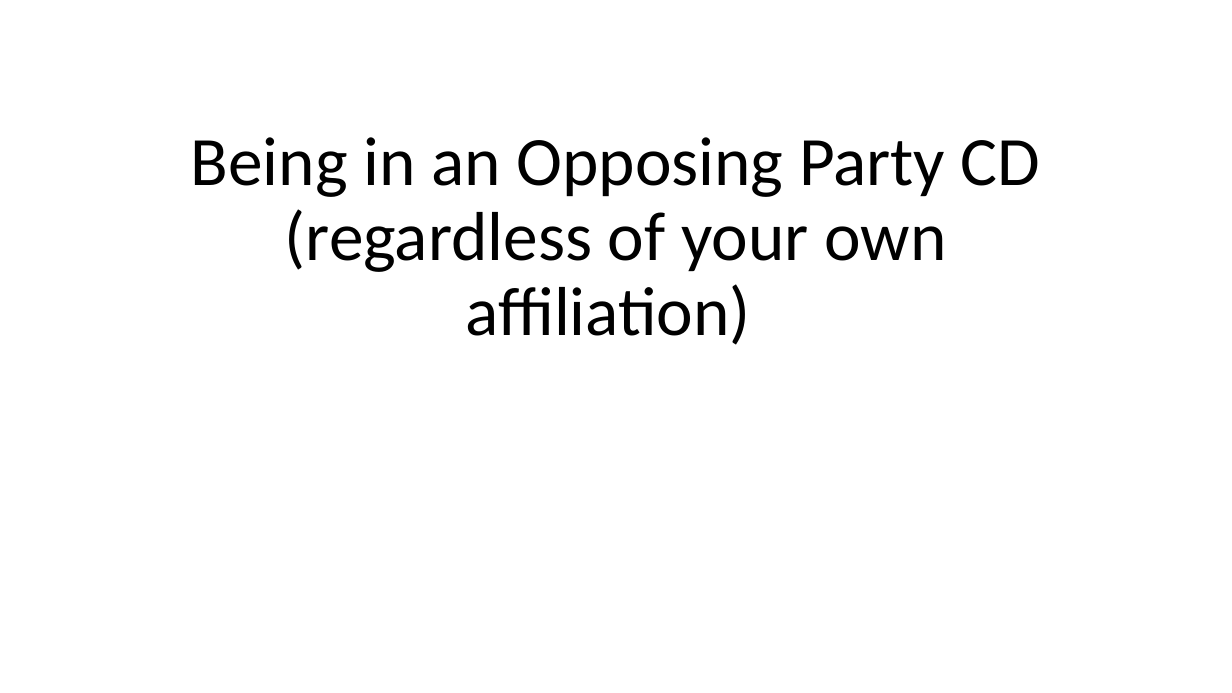
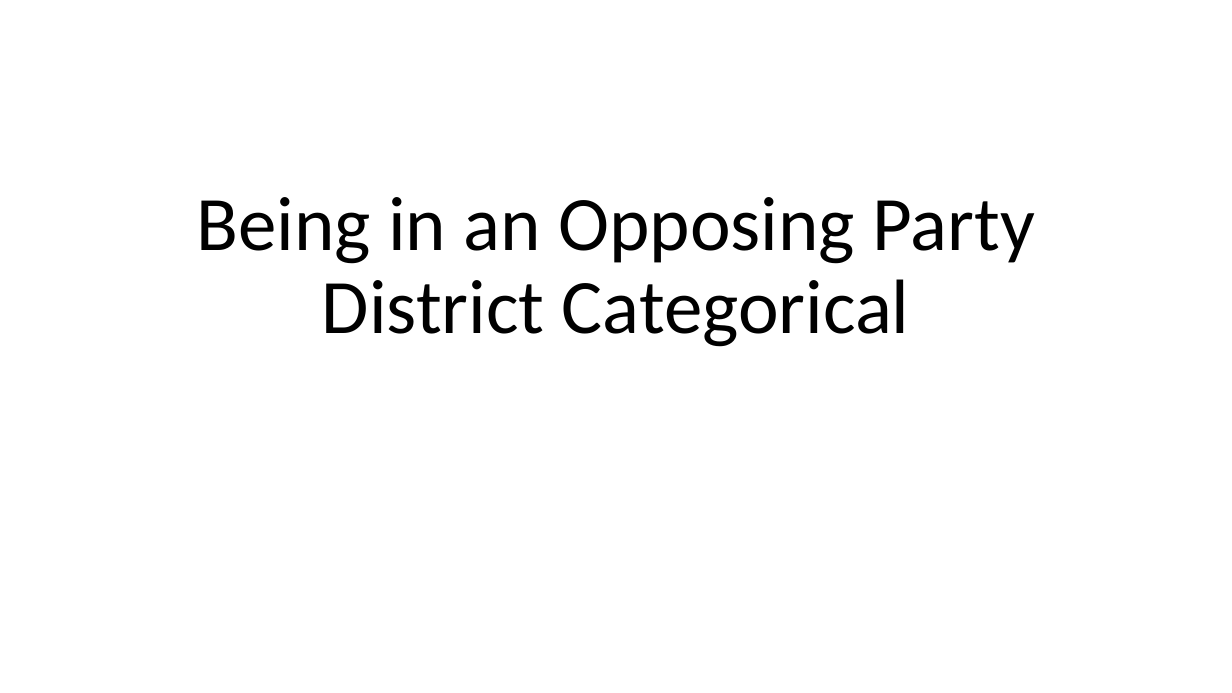
Before and after one commit to chrissoria/BICS_Political_Polarization, a slide deck: slide 12 of plots/Preliminary_Plots.pptx (slide 6 before the commit). Drawn at 1232x693 pixels with LibreOffice and Linux fonts; fonts in the diff are those of the drawing. Boxes give left, top, right and bottom in pixels: in the first picture for what was removed or moved away, otherwise in the second. Text is boxed around its words. In the diff, an @@ line names an element or a change of style, - is before the commit and + after.

```diff
--- a/plots/Preliminary_Plots.pptx
+++ b/plots/Preliminary_Plots.pptx
@@ title at <box>196,197,1035,347</box>: text changed; size 54 to 60 pt @@
-Being in an Opposing Party CD (regardless of your own affiliation)
+Being in an Opposing Party District Categorical
```
Also in this commit, not shown: 4 other slides changed, 23 slides added, 9 slides removed, 22 other files.
